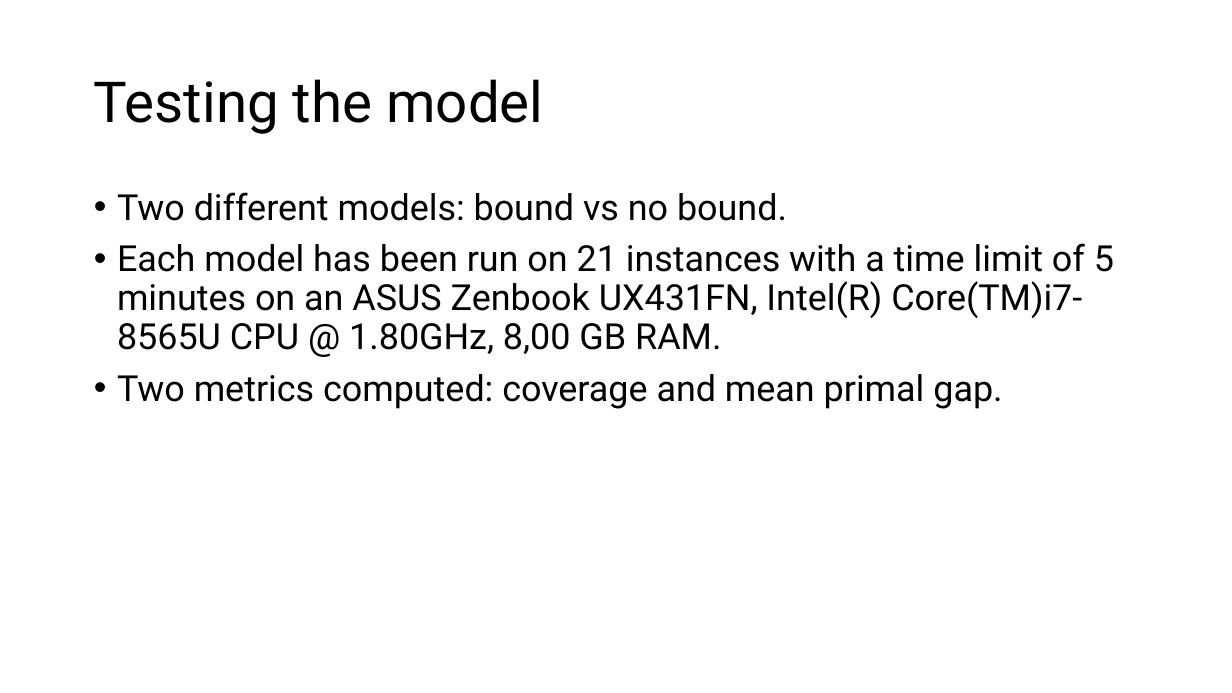
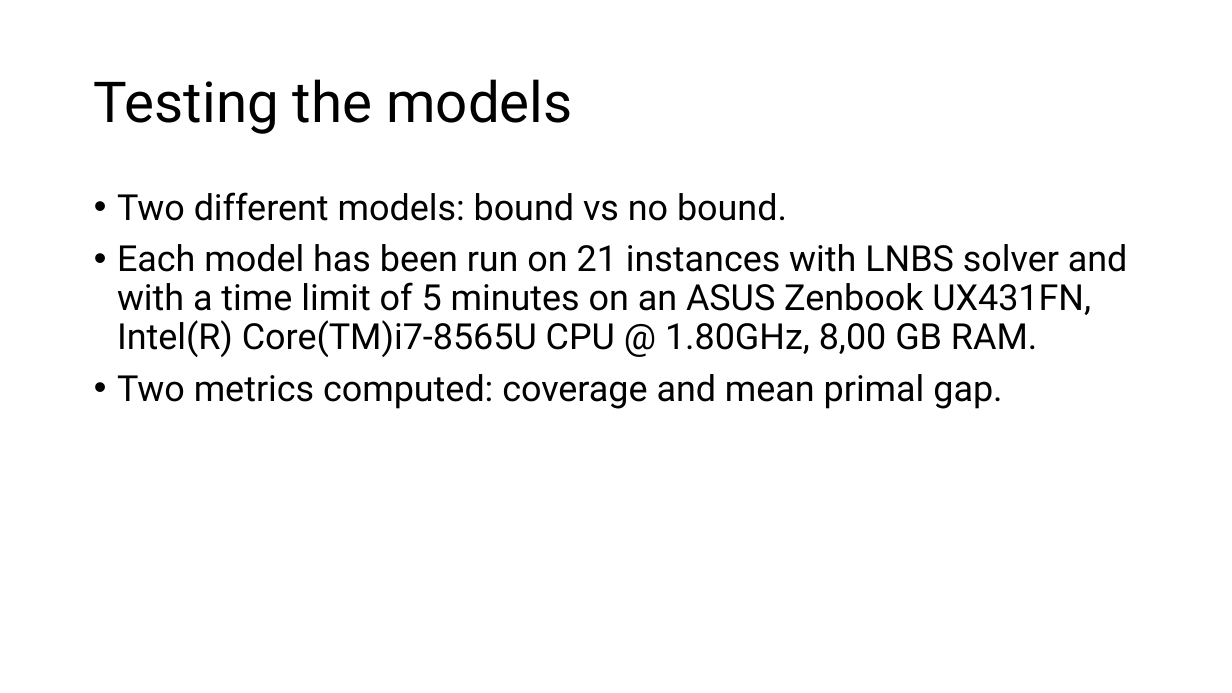
Before and after one commit to FabioGiordana/DIDP-On-Routing-Problems, a slide deck: slide 5 of mmcvrp/MM-CVRP.pptx. Drawn at 1232x693 pixels with LibreOffice and Linux fonts; fonts in the diff are those of the drawing. Boxes give left, top, right and bottom in pixels: in the first picture for what was removed or moved away, otherwise in the second. Text is boxed around its words. In the diff, an @@ line names an element or a change of style, - is before the commit and + after.

Commit message:
add presentations

```diff
--- a/mmcvrp/MM-CVRP.pptx
+++ b/mmcvrp/MM-CVRP.pptx
@@ title at <box>94,79,572,134</box>: text changed @@
-Testing the model
+Testing the models
@@ text at <box>117,244,1128,357</box>: text changed @@
-• Each model has been run on 21 instances with a time limit of 5 minutes on an ASUS Zenbook UX431FN, Intel(R) Core(TM)i7-8565U CPU @ 1.80GHz, 8,00 GB RAM.
+• Each model has been run on 21 instances with LNBS solver and with a time limit of 5 minutes on an ASUS Zenbook UX431FN, Intel(R) Core(TM)i7-8565U CPU @ 1.80GHz, 8,00 GB RAM.
```
Also in this commit, not shown: 2 other slides changed, 6 other files.
